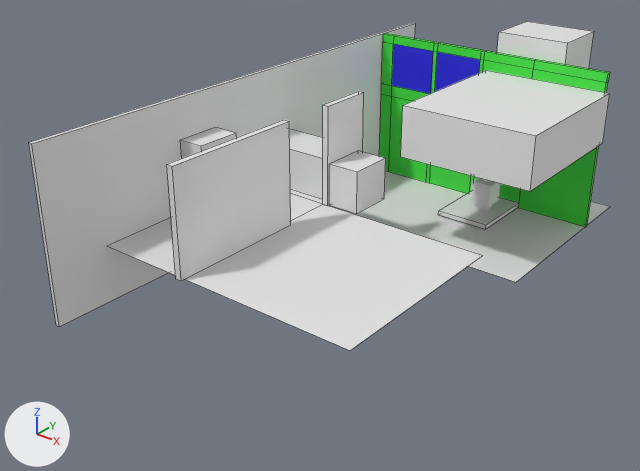
An edit to the Blender file Blender/room_8.blend, drawn before and after from the same camera.
One viewpoint serves both versions: a camera (50 mm lens) standing at (22.5, -34.7, 15.2) and looking at (4.7, -12.5, 1.4). Arrows for +X, +Y and +Z are at lower left; the lights stay in place. Mesh edges are drawn as thin lines on the coarser meshes.

In view in the first picture: 'Balcony', 'Chimney Wall', 'Fridge', 'Kitchen Balcony', 'Kitchen Balcony Stairs Wall', 'Kitchen Floor', 'Kitchen Wall', 'Left Wall', 'Patio Door Wall', 'Plane', 'Stair Width Reference', 'Stove Pedestal'.
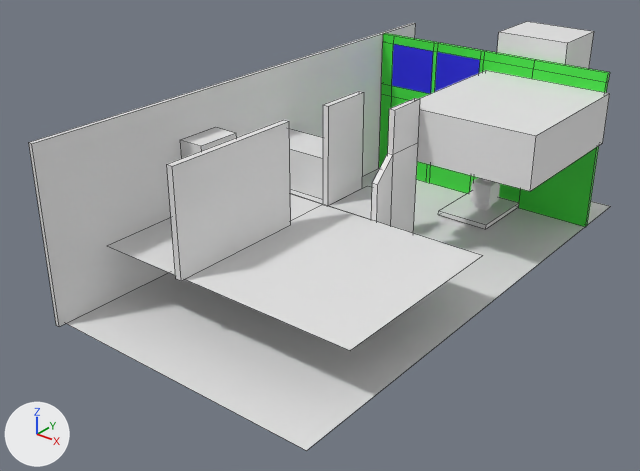
Commit message: add stairs

Edits to the bpy script that builds the scene:
```text
Change me_plane_003:
    where me_plane_003.from_pydata(...)  # 4 vertices, 1 face; spans x -1.03..0.72, y -1.0..1.0, z 0.0
    used by ob_plane; location = (6.4, -4.59, -0.06); scale = (5.86, 4.24, 1.0)
    me_plane_003 part 1
    me_plane_003.vertices[0].co: (-1.03, -1.0, 0.0) -> (-1.03, -3.75, 0.0)
    me_plane_003.vertices[1].co: (0.72, -1.0, 0.0) -> (0.72, -3.75, 0.0)  # pixel (516, 282) -> pixel (306, 450)
Change me_cube_008:
    used by ob_kitchen_balcony_stairs_wall; location = (1.47, -10.35, 2.9)
    remove me_cube_008.from_pydata(...)  # 8 vertices, 6 faces; spans x 2.48..2.72, y -1.1..1.0, z -0.89..2.89
    add me_cube_008.from_pydata(...)  # 16 vertices, 14 faces; spans x 2.48..2.72, y -1.1..1.36, z -2.96..2.96
    me_cube_008 part 2: the whole mesh is rebuilt
Add me_cube_014:
    me_cube_014.from_pydata([(2.48, -1.1, -2.96), (2.48, -1.1, 2.89), (2.48, 1.0, -2.96), (2.48, 1.0, 2.89), (2.72, -1.1, -2.96), (2.72, -1.1, 2.89), (2.72, 1.0, -2.96), (2.72, 1.0, 2.89), (2.48, -1.1, -0.9), (2.48, 1.0, -0.9), (2.72, 1.0, -0.9), (2.72, -1.1, -0.9), (-1.0, 1.0, -2.96), (-1.0, -1.1, -2.96), (-1.0, 1.0, -0.9), (-1.0, -1.1, -0.9)], [], [(8, 1, 3, 9), (9, 3, 7, 10), (10, 7, 5, 11), (11, 5, 1, 8), (2, 6, 4, 0), (7, 3, 1, 5), (4, 11, 8, 0), (6, 10, 11, 4), (2, 9, 10, 6), (9, 2, 12, 14), (13, 15, 14, 12), (0, 8, 15, 13), (8, 9, 14, 15), (2, 0, 13, 12)])
Add me_cube_015:
    me_cube_015.from_pydata(...)  # a box spanning x -0.76..1.18, y -1.0..1.46, z -1.0..1.08
Change ob_kitchen_balcony_stairs_wall:
    ob_kitchen_balcony_stairs_wall.location: (1.47, -10.35, 2.9) -> (3.66, -10.35, 2.9)
Remove ob_stair_width_reference:
    ob_stair_width_reference = bpy.data.objects.new('Stair Width Reference', me_cube_013)
    ob_stair_width_reference.location = (2.21, -10.63, 2.9)
Add ob_bedroom_stairs_wall:
    ob_bedroom_stairs_wall = bpy.data.objects.new('Bedroom Stairs Wall', me_cube_014)
    ob_bedroom_stairs_wall.location = (1.47, -10.35, 2.9)
Add ob_stairs:
    ob_stairs = bpy.data.objects.new('Stairs', me_cube_015)
    ob_stairs.location = (4.95, -10.45, 0.94)
```

Pixel boxes (x1, y1, x2, y2) of what changed, in the pictures (640 x 471 px):
'Plane', reshaped: before (329, 171, 610, 282); after (66, 168, 610, 451)
'Kitchen Balcony Stairs Wall', reshaped, moved: before (323, 91, 364, 206); after (371, 98, 420, 233)
'Bedroom Stairs Wall', added: after (323, 91, 364, 206)
'Stair Width Reference', deleted: before (329, 150, 386, 214)
'Stairs', added: after (329, 186, 372, 219)
